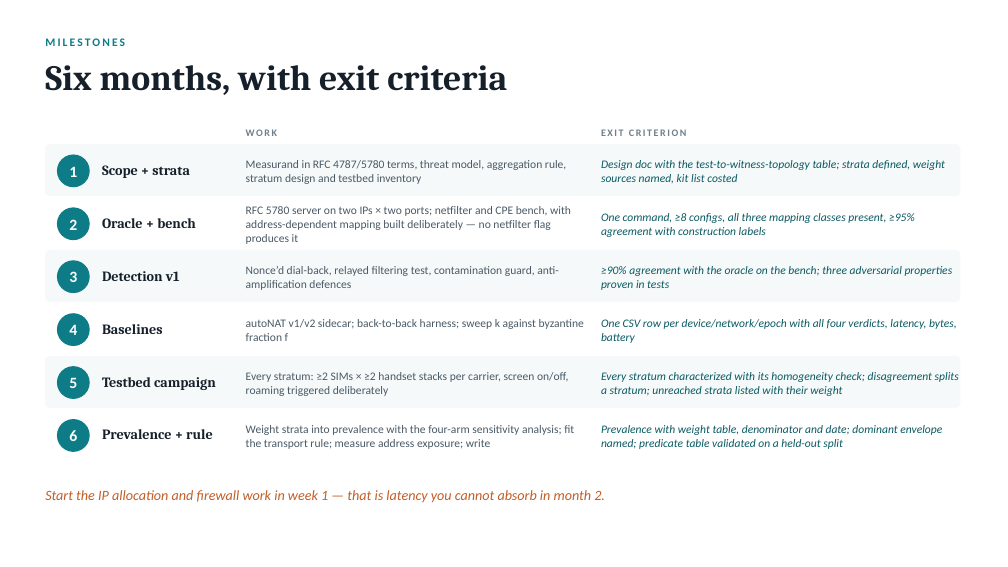
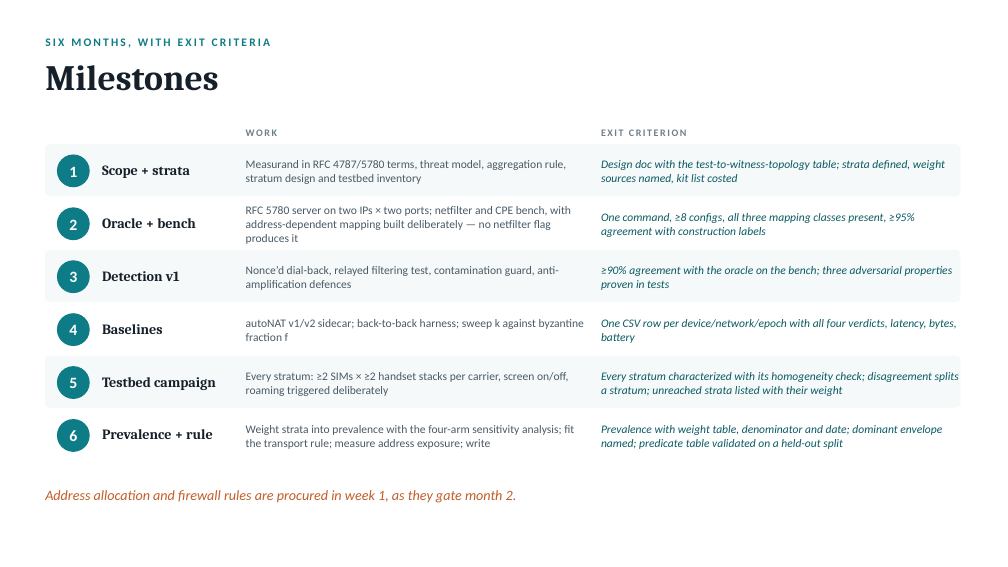
Before and after one commit to danbachar/grassroots-networking, a slide deck: slide 10 of docs/student-projects/grassroots-nat-project.pptx. Drawn at 1008x567 pixels with LibreOffice and Linux fonts; fonts in the diff are those of the drawing. Boxes give left, top, right and bottom in pixels: in the first picture for what was removed or moved away, otherwise in the second. Text is boxed around its words. In the diff, an @@ line names an element or a change of style, - is before the commit and + after.

```diff
--- a/docs/student-projects/grassroots-nat-project.pptx
+++ b/docs/student-projects/grassroots-nat-project.pptx
@@ text "Milestones" at [45, 65, 218, 91]: vertical alignment middle to top @@
@@ text at [45, 38, 270, 48]: text changed; size 34 to 11 pt; font Cambria to Calibri; text colour #16202A to #0E7C86 @@
-Six months, with exit criteria
+SIX MONTHS, WITH EXIT CRITERIA
@@ text "SIX MONTHS, WITH EXIT CRITERIA" at [45, 38, 270, 48]: vertical alignment top to middle @@
@@ text at [45, 65, 218, 91]: text changed; size 11 to 34 pt; font Calibri to Cambria; text colour #0E7C86 to #16202A @@
-MILESTONES
+Milestones
@@ text at [45, 490, 517, 503]: text changed @@
-Start the IP allocation and firewall work in week 1 — that is latency you cannot absorb in month 2.
+Address allocation and firewall rules are procured in week 1, as they gate month 2.
```
Also in this commit, not shown: 10 other slides changed, 3 other files.
